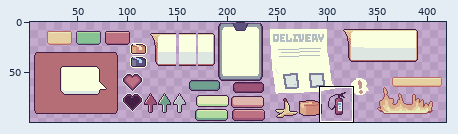
Pixel-art file, stored at assets/gfx/UI MAIN FILE.ase. The picture above shows the old version from afar; the outline marks the close-up.
Close-up. As it was:
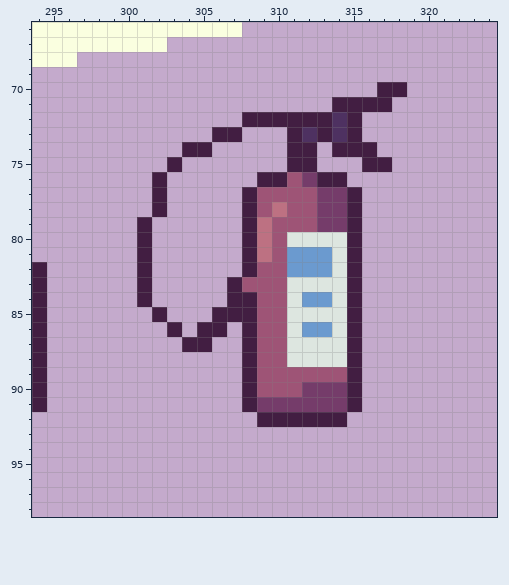
426x100 pixels, 1 frame. Shown: x 294..324, y 66..98. The wide view leaves out empty margins.
Once edited:
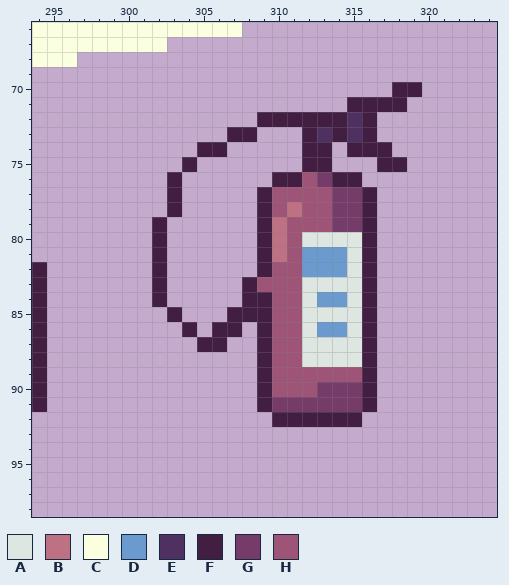
Palette (. is transparent): A #dde6e0  B #bd7182  C #faffe0  D #6b9acf  E #4e3161  F #421e42  G #753c6a  H #9e5476
The exact change:
Layer "FIRE EXTINGUISHER":
y 70: x 317 F -> .; x 319 . -> F
y 71: x 314 F -> .; x 318 . -> F
y 72: x 308 F -> .; x 314..316 EF. -> FEF
y 73: x 306 F -> .; x 308 . -> F; x 311..316 FEFEF. -> .FEFEF
y 74: x 304 F -> .; x 306 . -> F; x 311 F -> .; x 313..314 .F -> F.; x 317 . -> F
y 75: x 303..304 F. -> .F; x 311 F -> .; x 313 . -> F; x 316 F -> .; x 318 . -> F
y 76: x 302..303 F. -> .F; x 309 F -> .; x 311..313 HGF -> FHG; x 315 . -> F
y 77: x 302..303 F. -> .F; x 308..309 FH -> .F; x 313 G -> H; x 315..316 F. -> GF
y 78: x 302..303 F. -> .F; x 308..311 FHBH -> .FHB; x 313 G -> H; x 315..316 F. -> GF
y 79: x 301..302 F. -> .F; x 308..310 FBH -> .FB; x 313 G -> H; x 315..316 F. -> GF
y 80: x 301..302 F. -> .F; x 308..311 FBHA -> .FBH; x 315..316 F. -> AF
y 81: x 301..302 F. -> .F; x 308..311 FBHD -> .FBH; x 314..316 AF. -> DAF
y 82: x 301..302 F. -> .F; x 308..309 FH -> .F; x 311 D -> H; x 314..316 AF. -> DAF
y 83: x 301..302 F. -> .F; x 307..308 FH -> .F; x 311 A -> H; x 315..316 F. -> AF
y 84: x 301..302 F. -> .F; x 307 F -> .; x 309 H -> F; x 311..312 AD -> HA; x 314..316 AF. -> DAF
y 85: x 302..303 F. -> .F; x 306 F -> .; x 309 H -> F; x 311 A -> H; x 315..316 F. -> AF
y 86: x 303..305 F.F -> .F.; x 307..309 .FH -> F.F; x 311..312 AD -> HA; x 314..316 AF. -> DAF
y 87: x 304 F -> .; x 306 . -> F; x 308..309 FH -> .F; x 311 A -> H; x 315..316 F. -> AF
y 88: x 308..309 FH -> .F; x 311 A -> H; x 315..316 F. -> AF
y 89: x 308..309 FH -> .F; x 315..316 F. -> HF
y 90: x 308..309 FH -> .F; x 312 G -> H; x 315..316 F. -> GF
y 91: x 308..309 FG -> .F; x 315..316 F. -> GF
y 92: x 309 F -> .; x 315 . -> F
Where, in picture pixels (left, top, right, bottom), the same in both close-ups:
changed: (137, 82, 422, 427)
